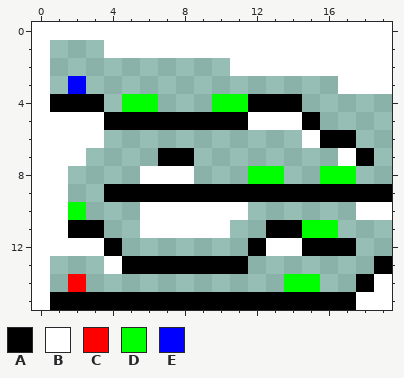
A pixel-art sprite gets an edit: assets/map4.png. The picture above was drawn from the file before the commit.
The file is 20x16 pixels.
Palette (. is transparent): A #000000  B #ffffff  C #ff0000  D #00ff00  E #0000ff
Pixels before, first column x 0:
 0 BBBBBBBBBBBBBBBBBBBB
 1 B...BBBBBBBBBBBBBBBB
 2 B..........BBBBBBBBB
 3 B.E..............BBB
 4 BAAA.DD...DDAAA.....
 5 BBBBAAAAAAAABBBA....
 6 BBBB...........BAA..
 7 BBB....AA........BA.
 8 BB....BBB...DD..DD..
 9 BB..AAAAAAAAAAAAAAAA
10 BBD...BBBBBB......BB
11 BBAA..BBBBB..AADD...
12 BBBBA.......ABBAAA..
13 B...BAAAAAAA.......A
14 B.C...........DD..AB
15 BAAAAAAAAAAAAAAAAABB
After:
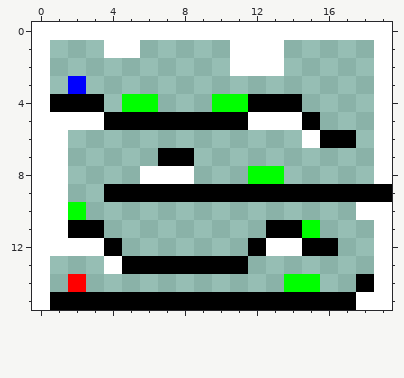
The exact change:
y 1: x 6..10 BBBBB -> .....; x 14..18 BBBBB -> .....
y 2: x 14..18 BBBBB -> .....
y 3: x 17..18 BB -> ..
y 4..5: x 19 . -> B
y 6: x 2..3 BB -> ..; x 19 . -> B
y 7: x 2 B -> .; x 17..19 BA. -> ..B
y 8: x 16..17 DD -> ..; x 19 . -> B
y 10: x 6..11 BBBBBB -> ......
y 11: x 6..10 BBBBB -> .....; x 16 D -> .; x 19 . -> B
y 12: x 17 A -> .; x 19 . -> B
y 13: x 19 A -> B
